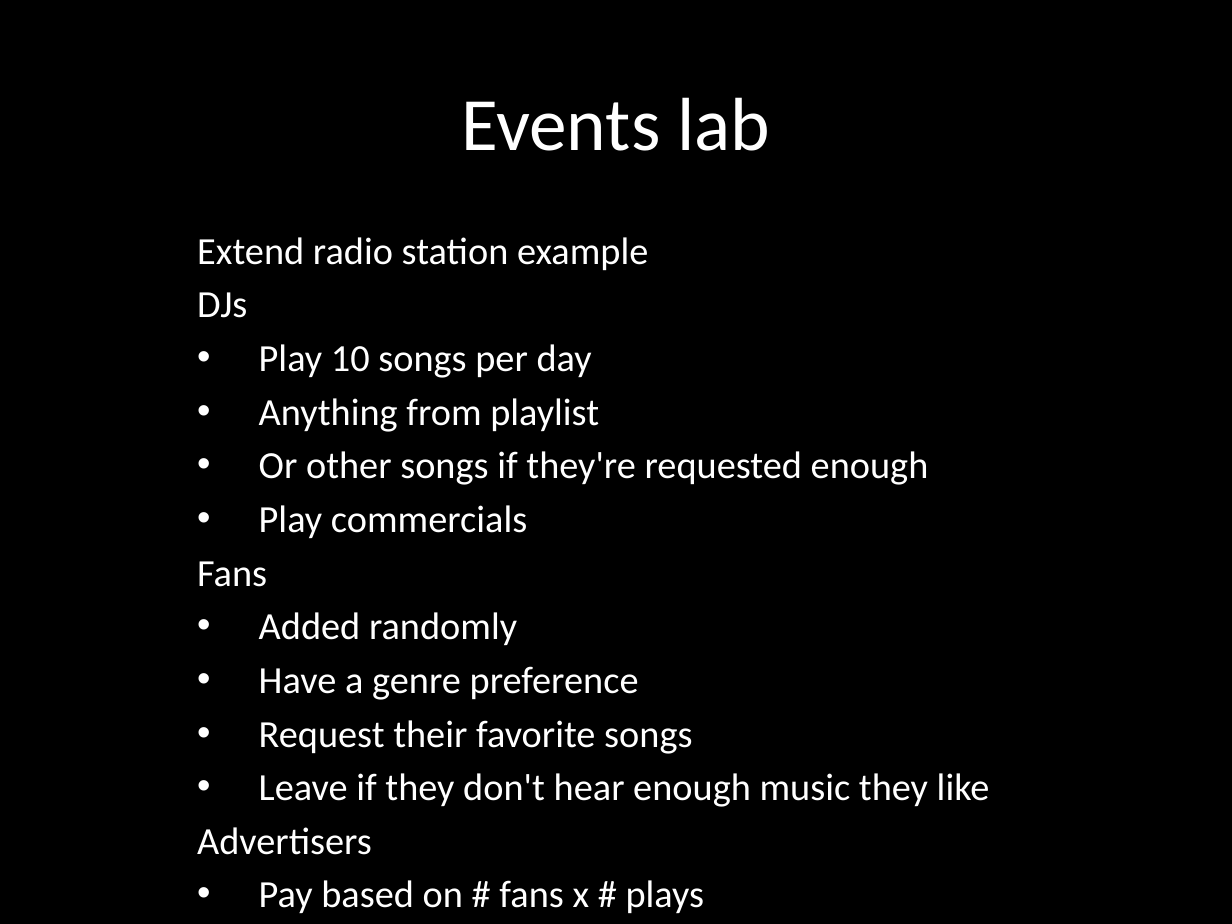
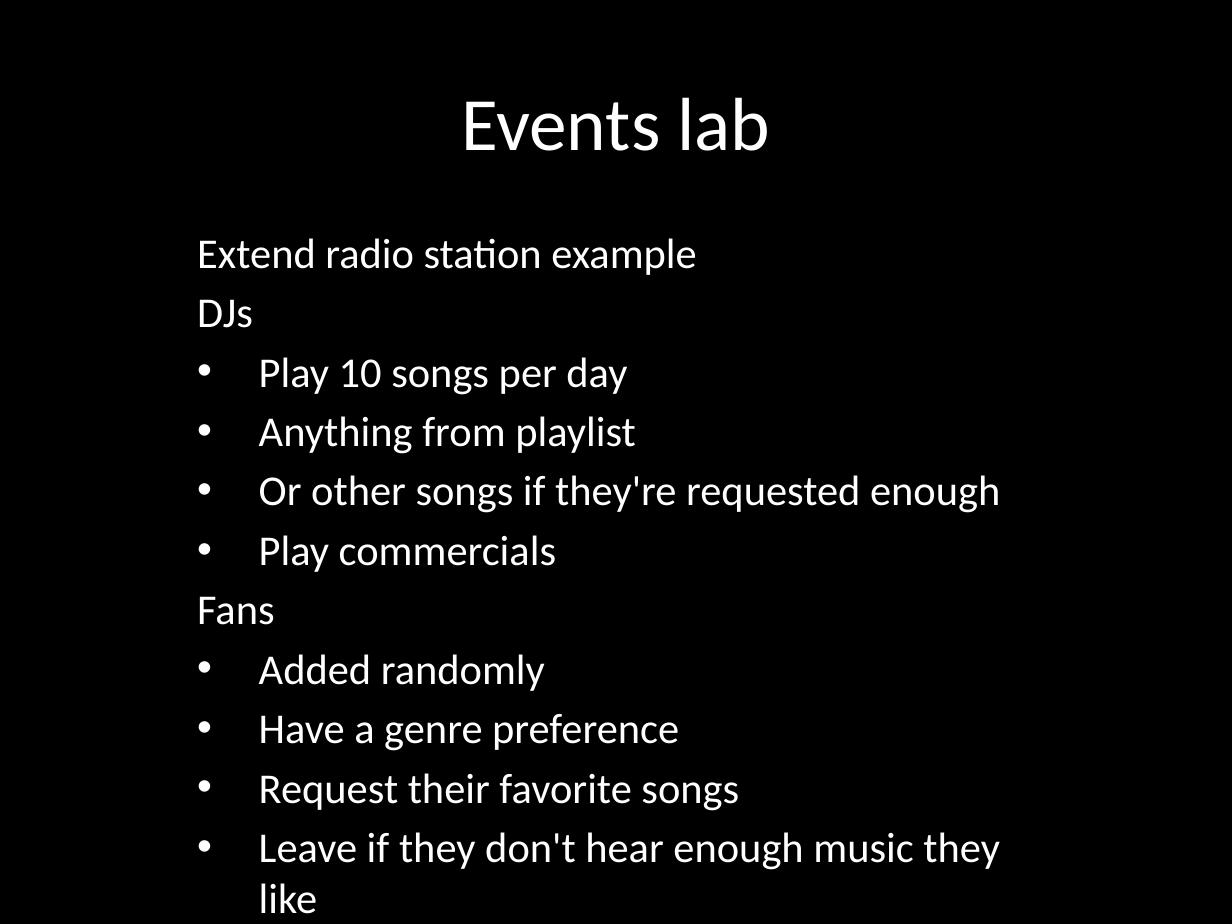
Before and after one commit to eliasjames/training-node, a slide deck: slide 9 of slides/Node Slides Day 2.pptx. Drawn at 1232x924 pixels with LibreOffice and Linux fonts; fonts in the diff are those of the drawing. Boxes give left, top, right and bottom in pixels: in the first picture for what was removed or moved away, otherwise in the second. Text is boxed around its words. In the diff, an @@ line names an element or a change of style, - is before the commit and + after.

```diff
--- a/slides/Node Slides Day 2.pptx
+++ b/slides/Node Slides Day 2.pptx
@@ subtitle "Extend radio station example" at (x1=197, y1=238, x2=1000, y2=914): size 22.4 to 24.8 pt @@
@@ subtitle at (x1=197, y1=827, x2=705, y2=914): paragraphs removed @@
-Advertisers
-• Pay based on # fans x # plays
```
Also in this commit, not shown: 5 other slides changed, 7 slides added, 1 slide removed.
